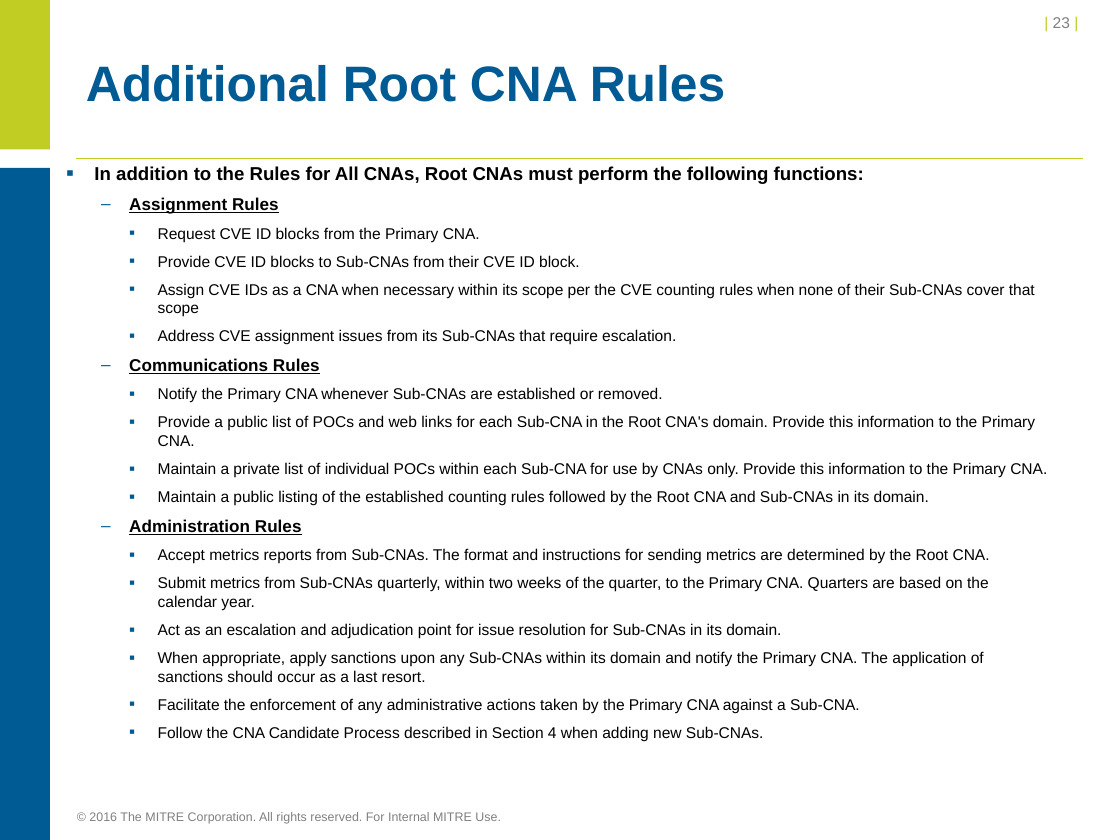
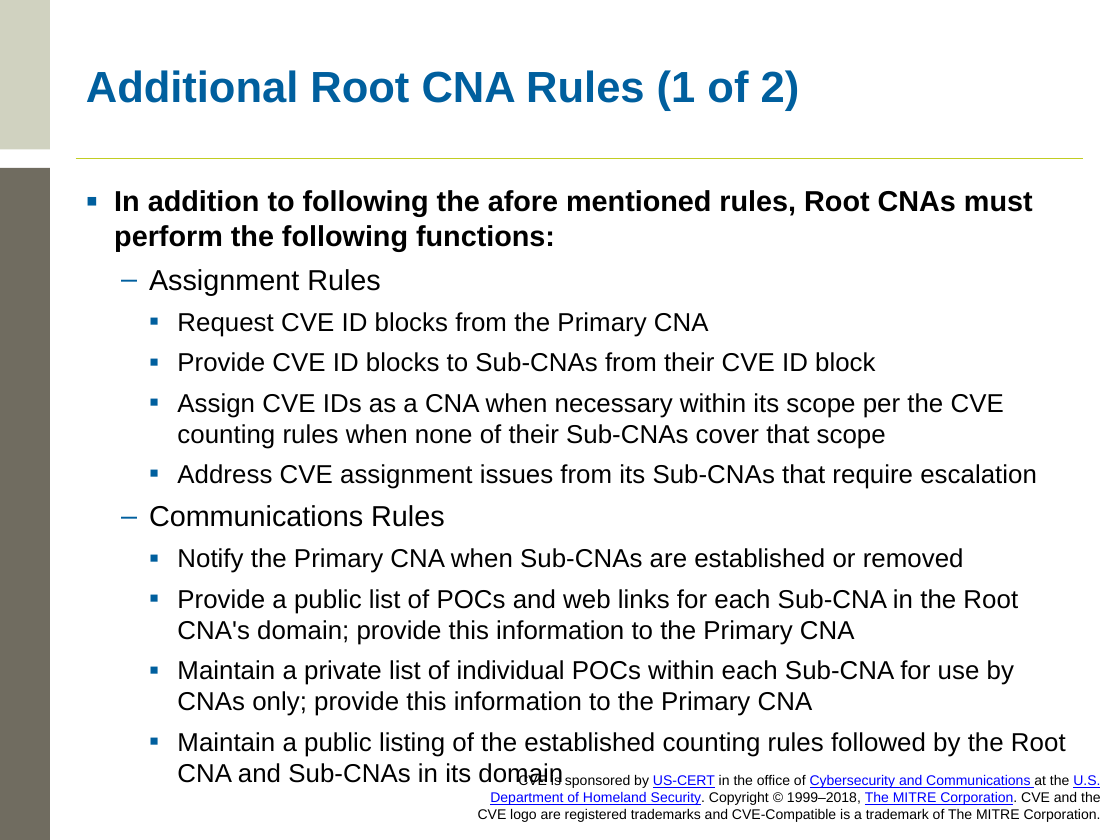
Before and after one commit to CVEProject/cveproject.github.io, a slide deck: slide 36 of cna/Becoming a CNA.pptx (slide 23 before the commit). Drawn at 1120x840 pixels with LibreOffice and Linux fonts; fonts in the diff are those of the drawing; background and template pictures are left out. Boxes give left, top, right and bottom in pixels: in the first picture for what was removed or moved away, otherwise in the second. Text is boxed around its words. In the diff, an @@ line names an element or a change of style, - is before the commit and + after.

```diff
--- a/cna/Becoming a CNA.pptx
+++ b/cna/Becoming a CNA.pptx
@@ rectangle at box(0, 0, 50, 149): fill #C1CD23 to #D0D2C0 @@
@@ page number removed at box(1053, 17, 1070, 28) @@
-| 23 |
@@ title at box(86, 70, 800, 111): text changed; size 32 to 28 pt; text colour #005B94 to #005F9E @@
-Additional Root CNA Rules
+Additional Root CNA Rules (1 of 2)
@@ rectangle at box(0, 168, 50, 840): fill #005B94 to #706C60 @@
@@ text "In addition to following the ...": place and size @@
-text "In addition to following the ..." at box(94, 166, 1047, 738)
+text "In addition to following the ..." at box(114, 190, 1066, 757)
@@ text at box(114, 190, 1033, 251): text changed; size 12 to 18.5 pt @@
-▪ In addition to the Rules for All CNAs, Root CNAs must perform the following functions:
+▪ In addition to following the afore mentioned rules, Root CNAs must perform the following functions:
@@ text at box(149, 269, 1004, 527): size 11 to 18.5 pt, bold off, underline off in "Assignment Rules", "Communications Rules"; size 10 to 16.6 pt in "Assign CVE IDs as a CNA when ..."; bullet colour #005B94 to #005F9E @@
@@ text at box(177, 312, 875, 372): text changed; size 10 to 16.6 pt @@
-    ▪ Request CVE ID blocks from the Primary CNA.
-    ▪ Provide CVE ID blocks to Sub-CNAs from their CVE ID block.
+    ▪ Request CVE ID blocks from the Primary CNA
+    ▪ Provide CVE ID blocks to Sub-CNAs from their CVE ID block
@@ text at box(177, 464, 1037, 489): text changed; size 10 to 16.6 pt @@
-    ▪ Address CVE assignment issues from its Sub-CNAs that require escalation.
+    ▪ Address CVE assignment issues from its Sub-CNAs that require escalation
@@ text at box(177, 548, 1066, 757): text changed; size 10 to 16.6 pt @@
-    ▪ Notify the Primary CNA whenever Sub-CNAs are established or removed.
-    ▪ Provide a public list of POCs and web links for each Sub-CNA in the Root CNA's domain. Provide this information to the Primary CNA.
-    ▪ Maintain a private list of individual POCs within each Sub-CNA for use by CNAs only. Provide this information to the Primary CNA.
-    ▪ Maintain a public listing of the established counting rules followed by the Root CNA and Sub-CNAs in its domain.
-  – Administration Rules
-    ▪ Accept metrics reports from Sub-CNAs. The format and instructions for sending metrics are determined by the Root CNA.
-    ▪ Submit metrics from Sub-CNAs quarterly, within two weeks of the quarter, to the Primary CNA. Quarters are based on the calendar year.
-    ▪ Act as an escalation and adjudication point for issue resolution for Sub-CNAs in its domain.
-    ▪ When appropriate, apply sanctions upon any Sub-CNAs within its domain and notify the Primary CNA. The application of sanctions should occur as a last resort.
-    ▪ Facilitate the enforcement of any administrative actions taken by the Primary CNA against a Sub-CNA.
-    ▪ Follow the CNA Candidate Process described in Section 4 when adding new Sub-CNAs.
+    ▪ Notify the Primary CNA when Sub-CNAs are established or removed
+    ▪ Provide a public list of POCs and web links for each Sub-CNA in the Root CNA's domain; provide this information to the Primary CNA
+    ▪ Maintain a private list of individual POCs within each Sub-CNA for use by CNAs only; provide this information to the Primary CNA
+    ▪ Maintain a public listing of the established counting rules followed by the Root CNA and Sub-CNAs in its domain
@@ text added at box(478, 774, 1101, 822), 9 pt, text #000000 @@
+CVE is sponsored by US-CERT in the office of Cybersecurity and Communications at the U.S. Department of Homeland Security. Copyright © 1999–2018, The MITRE Corporation. CVE and the CVE logo are registered trademarks and CVE-Compatible is a trademark of The MITRE Corporation.
@@ text removed at box(89, 812, 501, 824) @@
-© 2016 The MITRE Corporation. All rights reserved. For Internal MITRE Use.
```
Also in this commit, not shown: 36 other slides changed, 3 slides added, 1 slide removed.
